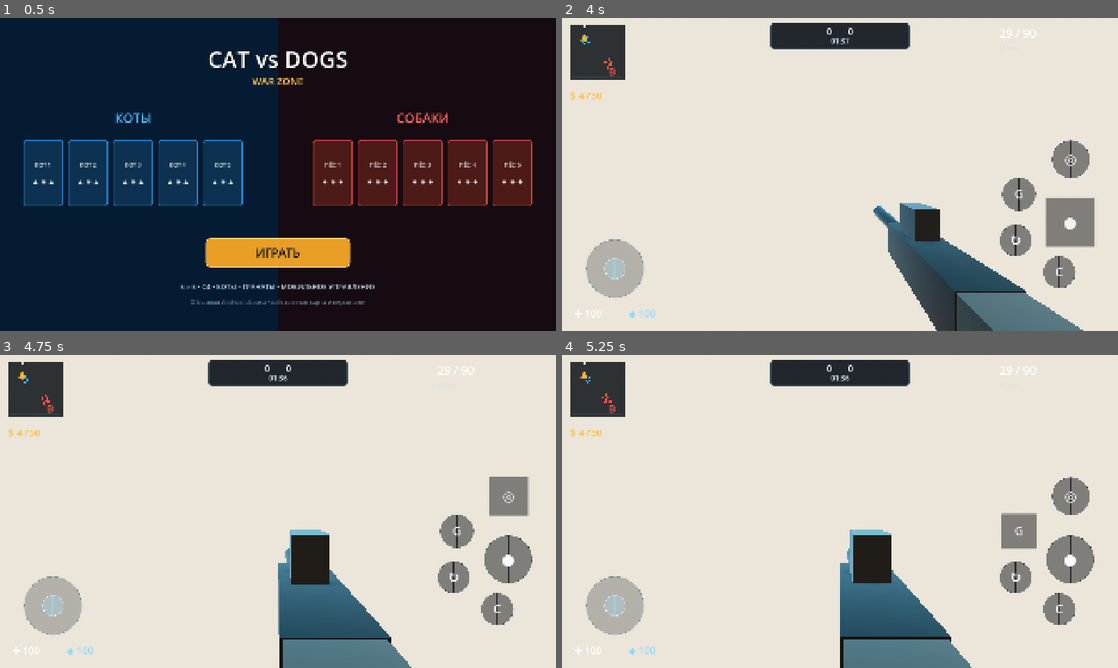
Above: before the commit, frames 1-4 (two rows, left to right).
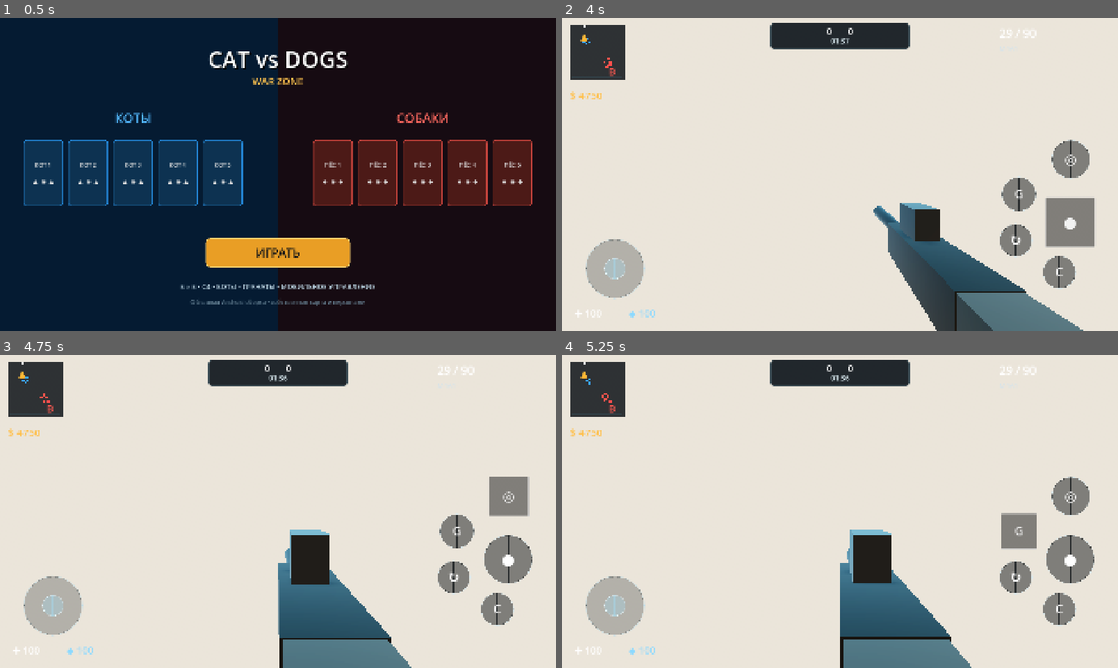
Above: after the commit, the same moments.

Repository: alexerrove-dotcom/photo-effect
Game: Godot game, scene res://main.tscn
The game is run twice, just before and just after one commit, with the same random seed, the same clock (stepped at 60 frames per second) and the same inputs.
Inputs (mouse positions are in pixels of both pictures, inside the frame that each line leads up to):
- Up to frame 1 (0.5 s): no input
- Up to frame 2 (4 s): click "ИГРАТЬ" at 0.5 s; tap Enter at 1.25 s; move the mouse to (834, 180) at 1.27 s; hold W 1.28-3.5 s; move the mouse to (878, 177) at 2.02 s; move the mouse to (795, 171) at 2.77 s; click "●" at 3.5 s
- Up to frame 3 (4.75 s): click "◎" at 4.25 s
- Up to frame 4 (5.25 s): click "G" at 5 s

Frame 1 is identical in both runs. In frame 2, less than 0.1% of the frame differs, in the area x 3-9%, y 5-17%; in frame 3, less than 0.1%, in the area x 3-69%, y 6-87%; in frame 4, less than 0.1%.

Commit message:
Use real animated cat and dog operator GLBs for bots

Diff:
--- a/catdogs/bot.gd
+++ b/catdogs/bot.gd
@@ -5,14 +5,14 @@
 var variant := 0
 var hp := 100.0
 var alive := true
-var move_speed := 3.2
+var move_speed := 3.45
 var fire_cooldown := 0.0
 var decision_timer := 0.0
 var roam_target := Vector3.ZERO
-var head: MeshInstance3D
-var body: MeshInstance3D
-var gun: MeshInstance3D
 var marker: Label3D
+var visual: Node3D
+var anim_player: AnimationPlayer
+var anim_state := ""
 
 func setup(p_game, p_team:int, p_variant:int, pos:Vector3) -> void:
     game = p_game
@@ -28,91 +28,91 @@
     var shape := CollisionShape3D.new()
     var capsule := CapsuleShape3D.new()
     capsule.radius = 0.42
-    capsule.height = 1.75
+    capsule.height = 1.78
     shape.shape = capsule
-    shape.position.y = 0.9
+    shape.position.y = 0.89
     add_child(shape)
 
-    body = MeshInstance3D.new()
+    var prefix := "cat" if team == 0 else "dog"
+    var path := "res://generated/%s_soldier_%d.glb" % [prefix, variant % 5]
+    if ResourceLoader.exists(path):
+        var packed = load(path)
+        if packed is PackedScene:
+            visual = packed.instantiate()
+            visual.name = "OperatorVisual"
+            add_child(visual)
+            _enable_shadows(visual)
+            anim_player = _find_anim_player(visual)
+            _play_anim("Idle_Shoot")
+    if visual == null:
+        _build_fallback()
+
+    marker = Label3D.new()
+    marker.text = "▼"
+    marker.font_size = 38
+    marker.outline_size = 8
+    marker.modulate = Color("35a9ff") if team == game.player_team else Color("ff554d")
+    marker.position = Vector3(0, 2.62, 0)
+    marker.billboard = BaseMaterial3D.BILLBOARD_ENABLED
+    marker.no_depth_test = true
+    add_child(marker)
+
+func _enable_shadows(n:Node) -> void:
+    if n is GeometryInstance3D:
+        n.cast_shadow = GeometryInstance3D.SHADOW_CASTING_SETTING_ON
+    for c in n.get_children():
+        _enable_shadows(c)
+
+func _find_anim_player(n:Node) -> AnimationPlayer:
+    if n is AnimationPlayer:
+        return n
+    for c in n.get_children():
+        var found := _find_anim_player(c)
+        if found != null:
+            return found
+    return null
+
+func _anim_name_contains(key:String) -> StringName:
+    if anim_player == null:
+        return &""
+    var low := key.to_lower()
+    for n in anim_player.get_animation_list():
+        if low in String(n).to_lower():
+            return n
+    return &""
+
+func _play_anim(key:String, force:=false) -> void:
+    if anim_player == null or (not force and anim_state == key):
+        return
+    var n := _anim_name_contains(key)
+    if n == &"":
+        if key == "Run_Gun":
+            n = _anim_name_contains("Run")
+        elif key == "Idle_Shoot":
+            n = _anim_name_contains("Idle")
+    if n != &"":
+        anim_player.play(n, 0.12)
+        anim_state = key
+
+func _build_fallback() -> void:
+    visual = Node3D.new()
+    add_child(visual)
+    var body := MeshInstance3D.new()
     var body_mesh := CapsuleMesh.new()
     body_mesh.radius = 0.43
-    body_mesh.height = 1.25
+    body_mesh.height = 1.35
     body.mesh = body_mesh
-    body.position.y = 0.85
-    body.material_override = game.make_mat(_body_color())
-    add_child(body)
-
-    head = MeshInstance3D.new()
-    var head_mesh := SphereMesh.new()
-    head_mesh.radius = 0.38
-    head_mesh.height = 0.76
-    head.mesh = head_mesh
-    head.position = Vector3(0, 1.72, 0)
-    head.material_override = game.make_mat(_fur_color())
-    add_child(head)
-
-    if team == 0:
-        _add_cat_ear(Vector3(-0.23, 2.05, 0), -0.12)
-        _add_cat_ear(Vector3(0.23, 2.05, 0), 0.12)
-    else:
-        _add_dog_ear(Vector3(-0.28, 1.96, 0), -0.18)
-        _add_dog_ear(Vector3(0.28, 1.96, 0), 0.18)
-
-    var vest := MeshInstance3D.new()
-    var vest_mesh := BoxMesh.new()
-    vest_mesh.size = Vector3(0.78, 0.72, 0.52)
-    vest.mesh = vest_mesh
-    vest.position = Vector3(0, 1.05, 0)
-    vest.material_override = game.make_mat(Color("20262c") if team == 0 else Color("302421"))
-    add_child(vest)
-
-    gun = MeshInstance3D.new()
-    var gun_mesh := BoxMesh.new()
-    gun_mesh.size = Vector3(0.10, 0.10, 0.85)
-    gun.mesh = gun_mesh
-    gun.position = Vector3(0.36, 1.22, -0.52)
-    gun.material_override = game.make_mat(Color("1a1d1f"), 0.65)
-    add_child(gun)
-
-    marker = Label3D.new()
-    marker.text = "▼"
-    marker.font_size = 40
-    marker.modulate = Color("37a8ff") if team == game.player_team else Color("ff554d")
-    marker.position = Vector3(0, 2.55, 0)
-    marker.billboard = BaseMaterial3D.BILLBOARD_ENABLED
-    add_child(marker)
-
-func _add_cat_ear(pos:Vector3, tilt:float) -> void:
-    var ear := MeshInstance3D.new()
-    var cone := CylinderMesh.new()
-    cone.top_radius = 0.0
-    cone.bottom_radius = 0.18
-    cone.height = 0.42
-    ear.mesh = cone
-    ear.position = pos
-    ear.rotation.z = tilt
-    ear.material_override = game.make_mat(_fur_color())
-    add_child(ear)
-
-func _add_dog_ear(pos:Vector3, tilt:float) -> void:
-    var ear := MeshInstance3D.new()
-    var box := BoxMesh.new()
-    box.size = Vector3(0.18, 0.48, 0.13)
-    ear.mesh = box
-    ear.position = pos
-    ear.rotation.z = tilt
-    ear.material_override = game.make_mat(_fur_color().darkened(0.08))
-    add_child(ear)
-
-func _fur_color() -> Color:
-    var cats = [Color("d1d0ca"), Color("4f565c"), Color("f0d6ad"), Color("9199a0"), Color("c2a17d")]
-    var dogs = [Color("9c6a3c"), Color("b7b4aa"), Color("704832"), Color("d8b790"), Color("4a4039")]
-    return cats[variant % cats.size()] if team == 0 else dogs[variant % dogs.size()]
-
-func _body_color() -> Color:
-    var cats = [Color("195d9b"), Color("1f6eaa"), Color("254f79"), Color("2a6d8f"), Color("274a66")]
-    var dogs = [Color("7b332c"), Color("8c3b31"), Color("6d2d28"), Color("99483a"), Color("5f2926")]
-    return cats[variant % cats.size()] if team == 0 else dogs[variant % dogs.size()]
+    body.position.y = 0.9
+    body.material_override = game.make_mat(Color("1f6296") if team == 0 else Color("7e302a"))
+    visual.add_child(body)
+    var head := MeshInstance3D.new()
+    var hm := SphereMesh.new()
+    hm.radius = 0.35
+    hm.height = 0.7
+    head.mesh = hm
+    head.position.y = 1.72
+    head.material_override = game.make_mat(Color("8c9094") if team == 0 else Color("8b5b38"))
+    visual.add_child(head)
 
 func _physics_process(delta:float) -> void:
     if not alive or game == null or not game.match_active:
@@ -139,16 +139,16 @@
     if flat.length() > 0.2:
         look_at(global_position + flat, Vector3.UP)
         var desired := flat.normalized()
-        var stop_dist := 8.5 if target != null or team != game.player_team else 2.0
+        var stop_dist := 8.0 if target != null or team != game.player_team else 2.0
         if flat.length() > stop_dist:
             velocity.x = desired.x * move_speed
             velocity.z = desired.z * move_speed
         else:
-            velocity.x = move_toward(velocity.x, 0.0, 10.0 * delta)
-            velocity.z = move_toward(velocity.z, 0.0, 10.0 * delta)
-    else:
-        velocity.x = move_toward(velocity.x, 0.0, 10.0 * delta)
-        velocity.z = move_toward(velocity.z, 0.0, 10.0 * delta)
+            velocity.x = move_toward(velocity.x, 0.0, 11.0 * delta)
+            velocity.z = move_toward(velocity.z, 0.0, 11.0 * delta)
+    else:
+        velocity.x = move_toward(velocity.x, 0.0, 11.0 * delta)
+        velocity.z = move_toward(velocity.z, 0.0, 11.0 * delta)
 
     if not is_on_floor():
         velocity.y -= 20.0 * delta
@@ -156,18 +156,24 @@
         velocity.y = 0.0
     move_and_slide()
 
-    if target_dist < 24.0 and fire_cooldown <= 0.0:
+    if Vector2(velocity.x, velocity.z).length() > 0.45:
+        _play_anim("Run_Gun")
+    else:
+        _play_anim("Idle_Shoot")
+
+    if target_dist < 25.0 and fire_cooldown <= 0.0:
         _shoot_target(target)
 
 func _shoot_target(target) -> void:
-    fire_cooldown = randf_range(0.35, 0.75)
+    fire_cooldown = randf_range(0.32, 0.72)
+    _play_anim("Idle_Shoot", true)
     if target != null:
-        var hit_chance := 0.32 + 0.10 * clampf((20.0 - global_position.distance_to(target.global_position)) / 20.0, 0.0, 1.0)
+        var hit_chance := 0.34 + 0.12 * clampf((20.0 - global_position.distance_to(target.global_position)) / 20.0, 0.0, 1.0)
         if randf() < hit_chance:
             target.take_damage(randf_range(8.0, 17.0), self)
         game.spawn_tracer(global_position + Vector3(0, 1.35, 0), target.global_position + Vector3(0, 1.2, 0), team)
     elif team != game.player_team and game.player_alive:
-        if randf() < 0.22:
+        if randf() < 0.23:
             game.damage_player(randf_range(6.0, 13.0), self)
         game.spawn_tracer(global_position + Vector3(0, 1.35, 0), game.player.global_position + Vector3(0, 1.45, 0), team)
 
@@ -175,9 +181,11 @@
     if not alive:
         return
     hp -= amount
-    game.spawn_hit(global_position + Vector3(0, 1.4, 0), team)
+    game.spawn_hit(global_position + Vector3(0, 1.35, 0), team)
     if hp <= 0.0:
         die(attacker)
+    else:
+        _play_anim("HitReact", true)
 
 func die(attacker=null) -> void:
     if not alive:
@@ -187,11 +195,14 @@
     collision_mask = 0
     if marker:
         marker.visible = false
-    var tw := create_tween()
-    tw.tween_property(self, "rotation:z", deg_to_rad(82.0), 0.35)
-    tw.parallel().tween_property(self, "position:y", 0.16, 0.35)
+    var death := _anim_name_contains("Death")
+    if anim_player != null and death != &"":
+        anim_player.play(death, 0.08)
+    else:
+        var tw := create_tween()
+        tw.tween_property(self, "rotation:z", deg_to_rad(82.0), 0.35)
     game.bot_died(self, attacker)
-    await get_tree().create_timer(2.2).timeout
+    await get_tree().create_timer(2.3).timeout
     visible = false
 
 func _pick_roam_target() -> void:
